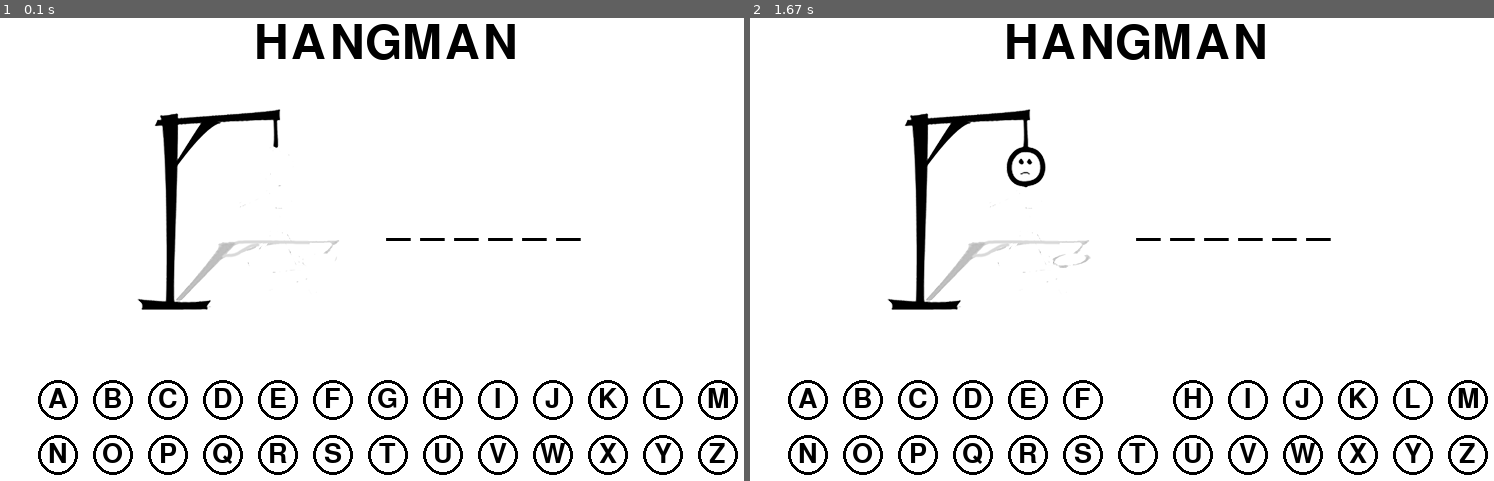
Above: before the commit, frames 1-2 (left to right).
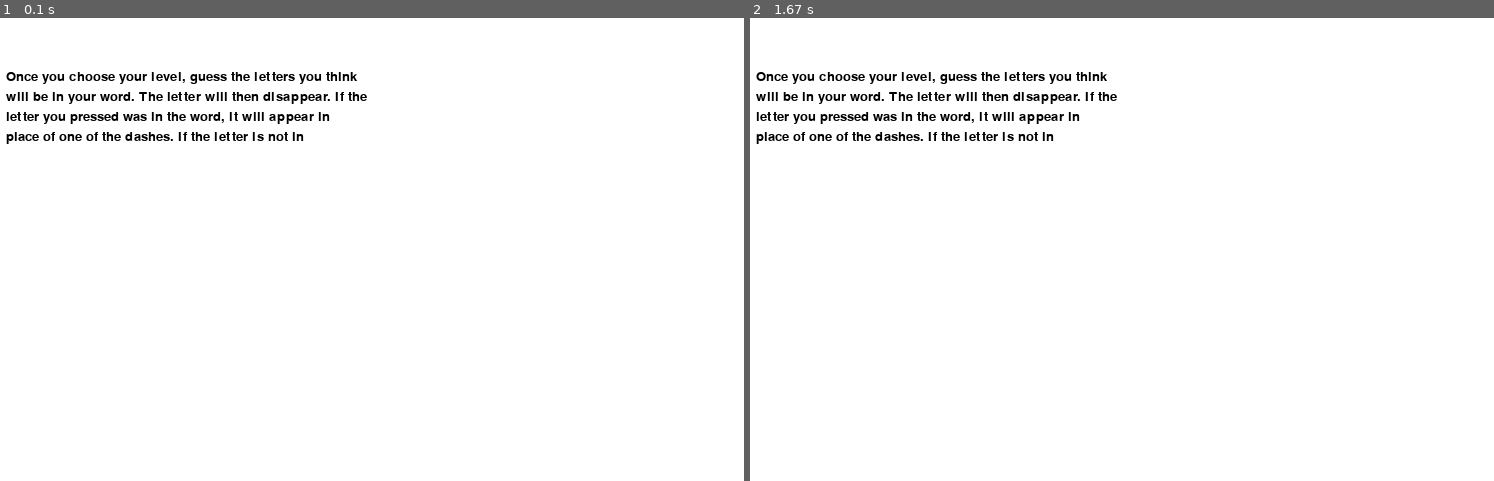
Above: after the commit, the same moments.

Repository: fradkins24/GameDesign
Game: pygame game, started from editingHangman.py
Two runs of this game, one before a commit and one after it. Both use one fixed random seed, a clock stepped at 60 frames per second and the inputs below.
Inputs (mouse positions are in pixels of both pictures, inside the frame that each line leads up to):
- Up to frame 1 (0.1 s): no input
- Up to frame 2 (1.67 s): click (1136, 402) at 0.38 s

The runs differ from the first frame. In frame 1, 8.7% of the frame differs, in the area x 0-100%, y 1-99%; in frame 2, 8.7%.

Commit message:
12/1/20 I started making the menu

Diff:
--- a/editingHangman.py
+++ b/editingHangman.py
@@ -1,7 +1,10 @@
 #Sarah Fradkin
 
 #what to fix:
-#in the while run, I needto put that if the user wants to exit, run becoms false, and the window closes
+#in the while run, I need to put that if the user wants to exit, run becoms false, and the window closes
+#make menu
+#give user choice to play again
+#window only closes if player closes it
 import pygame
 import math
 import random
@@ -9,7 +12,7 @@
 # setup display
 pygame.init()
 WIDTH, HEIGHT = 800, 800
-win = pygame.display.set_mode((WIDTH, HEIGHT))
+screen = pygame.display.set_mode((WIDTH, HEIGHT))
 pygame.display.set_caption("Hangman Game!")
 
 # setup  button variables
@@ -25,6 +28,8 @@
     letters.append([x, y, chr(A + i), True])
 
 # set up fonts
+INFO_FONT = pygame.font.SysFont('comicsans', 20)
+MENU_FONT = pygame.font.SysFont('comicsans', 30)
 LETTER_FONT = pygame.font.SysFont('comicsans', 40)
 WORD_FONT = pygame.font.SysFont('comicsans', 60)
 TITLE_FONT = pygame.font.SysFont('comicsans', 70)
@@ -37,7 +42,7 @@
 
 # game variables
 hangman_status = 0
-words = ["IDE", "REPLIT", "PYTHON", "PYGAME"] # make it longer
+words = ["CHERRY","BERRY"] # make it longer
 word = random.choice(words)
 guessed = []
 
@@ -45,13 +50,27 @@
 WHITE = (255,255,255)
 BLACK = (0,0,0)
 
+def menu():
+    screen.fill(WHITE)
+    a=70
+    text = INFO_FONT.render("Once you choose your level, guess the letters you think", 1, BLACK)
+    text2 = INFO_FONT.render("will be in your word. The letter will then disappear. If the", 1, BLACK)
+    text3 = INFO_FONT.render("letter you pressed was in the word, it will appear in", 1, BLACK)
+    text4 = INFO_FONT.render("place of one of the dashes. If the letter is not in", 1, BLACK)
+    screen.blit(text, (20, a))
+    screen.blit(text2, (20, a+5+text.get_height()))
+    screen.blit(text3, (20, a+10+text.get_height()*2))
+    screen.blit(text4, (20, a+15+text.get_height()*3))
+    pygame.display.update()
+    clock = pygame.time.Clock()
+    clock.tick(10000)
 
 def draw():
-    win.fill(WHITE)
+    screen.fill(WHITE)
 
     # draw title
     text = TITLE_FONT.render("HANGMAN", 1, BLACK)
-    win.blit(text, (WIDTH/2 - text.get_width()/2, 20)) # Notice centering
+    screen.blit(text, (WIDTH/2 - text.get_width()/2, 20)) # Notice centering
 
     # draw word
     display_word = ""
@@ -61,25 +80,25 @@
         else:
             display_word += "_ "
     text = WORD_FONT.render(display_word, 1, BLACK)
-    win.blit(text, (400, 200))
+    screen.blit(text, (400, 200))
 
     # draw buttons
     for letter in letters:
         x, y, ltr, visible = letter
         if visible:
-            pygame.draw.circle(win, BLACK, (x, y), RADIUS, 3)
+            pygame.draw.circle(screen, BLACK, (x, y), RADIUS, 3)
             text = LETTER_FONT.render(ltr, 1, BLACK)
-            win.blit(text, (x - text.get_width()/2, y - text.get_height()/2))
+            screen.blit(text, (x - text.get_width()/2, y - text.get_height()/2))
 
-    win.blit(images[hangman_status], (150, 100))
+    screen.blit(images[hangman_status], (150, 100))
     pygame.display.update()
 
 
 def display_message(message):
     pygame.time.delay(1000)
-    win.fill(WHITE)
+    screen.fill(WHITE)
     text = WORD_FONT.render(message, 1, BLACK)
-    win.blit(text, (WIDTH/2 - text.get_width()/2, HEIGHT/2 - text.get_height()/2))
+    screen.blit(text, (WIDTH/2 - text.get_width()/2, HEIGHT/2 - text.get_height()/2))
     pygame.display.update()
     pygame.time.delay(3000)
 
@@ -108,7 +127,8 @@
                             if ltr not in word:
                                 hangman_status += 1
 
-        draw()
+        menu()
+        #draw()
 
         won = True
         for letter in word:
